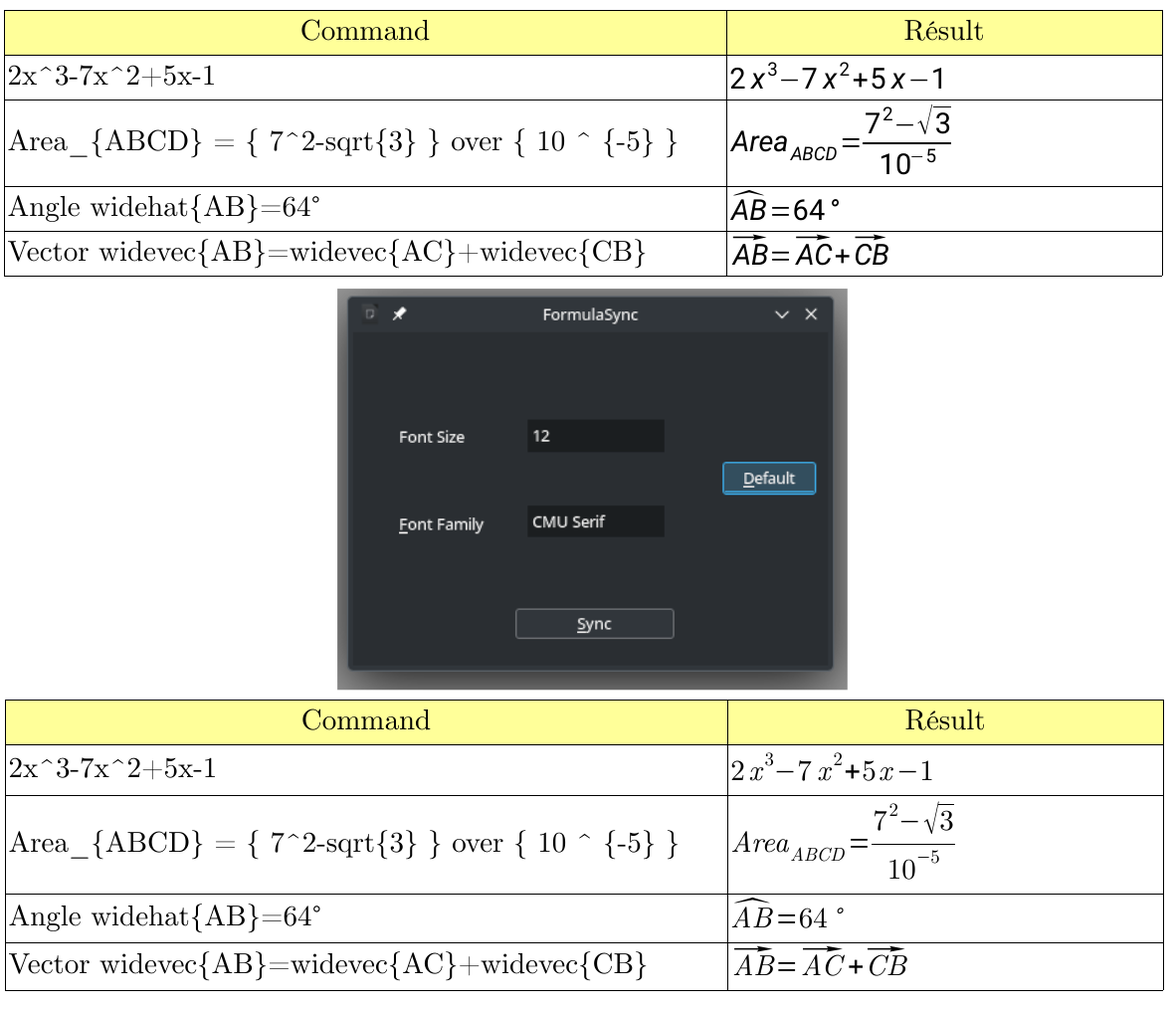
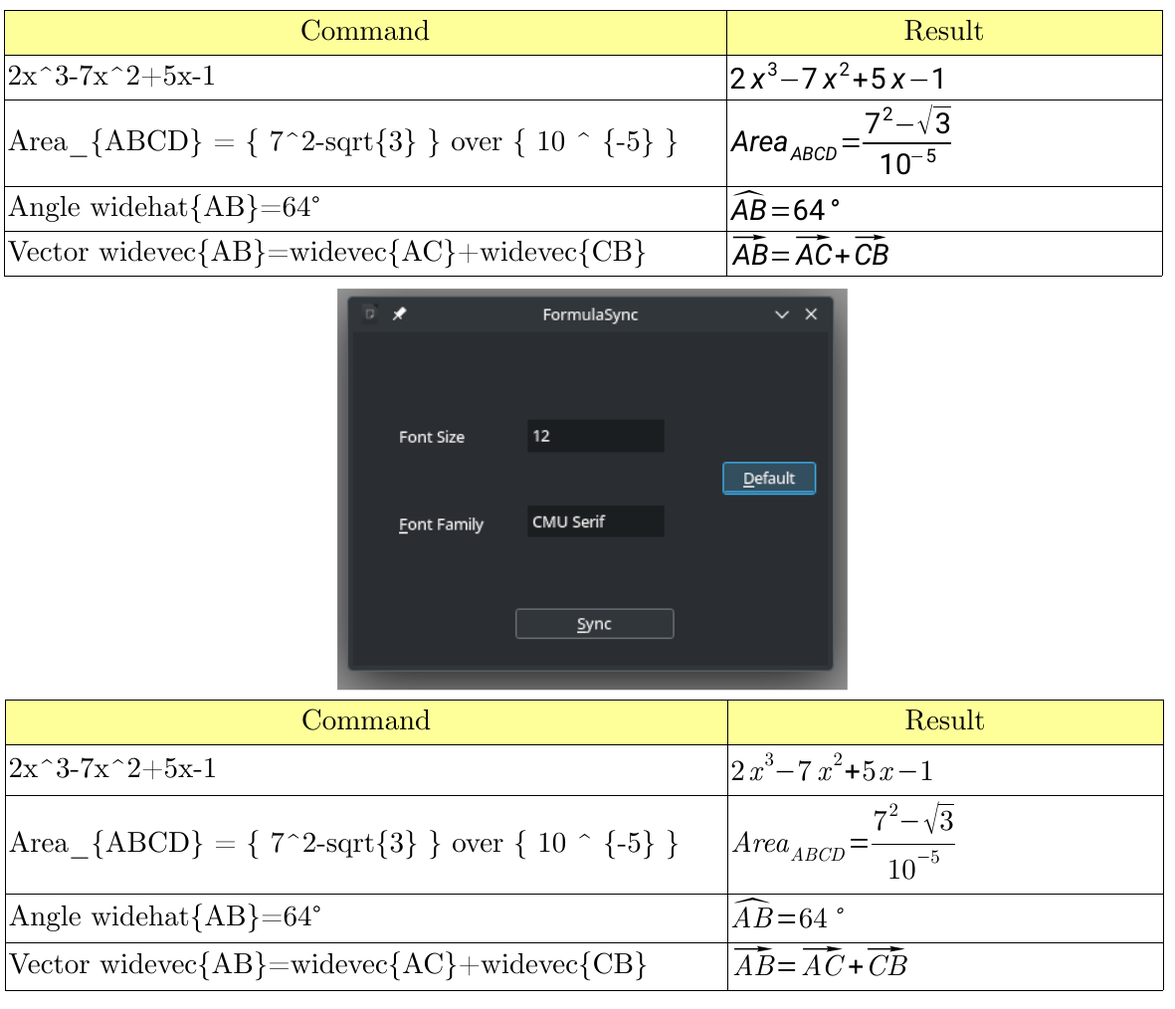
Layer changes from the first 1175 x 1009 image to the second:
painted on "Calque copié #1" over [929, 710, 937, 716]
painted on "Calque copié" over [928, 20, 936, 26]
